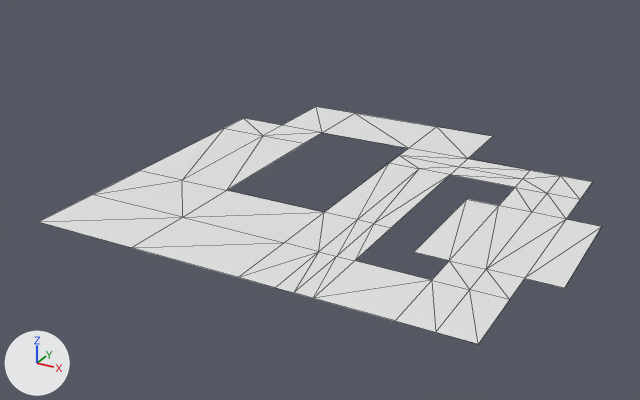
Before and after pictures for a commit that changed the glTF model app/models/ground.glb.
Before and after are seen from a camera (50 mm lens) standing at (23.3, -84.5, 41.9) and looking at (-23.5, 0.4, -0.6). Arrows for +X, +Y and +Z are at lower left; the lights stay in place. Mesh edges are drawn as thin lines. Where no turn or scale is listed for an object, it has been applied to the vertices. Vertices at the same position are counted once.
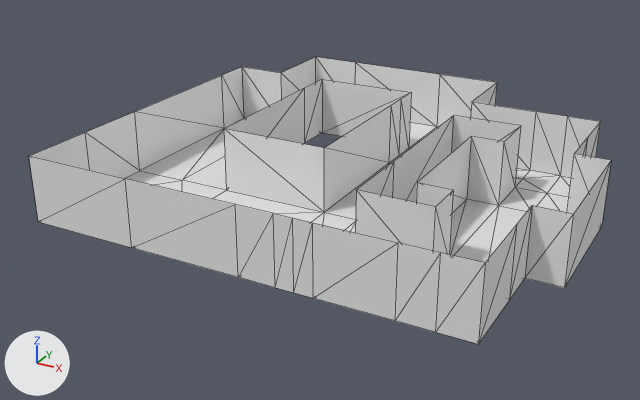
Changed parts and their boxes [x1, y1, x2, y2] in the pictures (640 x 400 px):
'Plane', reshaped (21% taller): before [39, 107, 602, 344]; after [29, 57, 611, 344]
part 1 of me_plane, added: after [29, 57, 611, 344]

Edits to the bpy script that builds the scene:
```text
Change me_plane:
    used by ob_plane; location = (0.0, 0.0, 0.0)
    remove me_plane.from_pydata(...)  # 59 vertices, 76 faces; spans x -47.4..7.8, y -21.2..30.5, z 0.0
    add me_plane.from_pydata(...)  # 103 vertices, 164 faces; spans x -47.4..7.8, y -21.2..30.5, z 0.0..7.8
    me_plane part 1
    44 new vertices lie (0.0, 0.0, 7.8) away from vertices in x -47.4..7.8, y -21.2..30.5, z 0.0
    88 new faces join them
```
